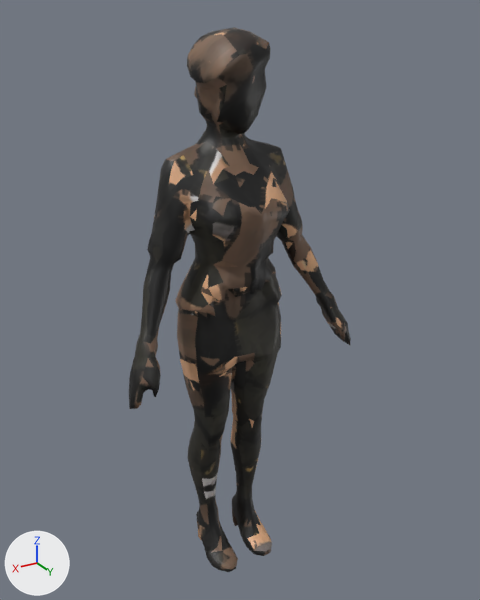
Two versions of the glTF model game/player/vesper.glb, one commit apart.
One viewpoint serves both versions: a camera (50 mm lens) standing at (0.96, 1.657, 1.798) and looking at (-0.038, -0.007, 0.966). Arrows for +X, +Y and +Z are at lower left; the lights stay in place. The first picture is the older version. Vertices at exactly the same position are counted once.

Names of what the first picture shows: 'VESPER_low'.
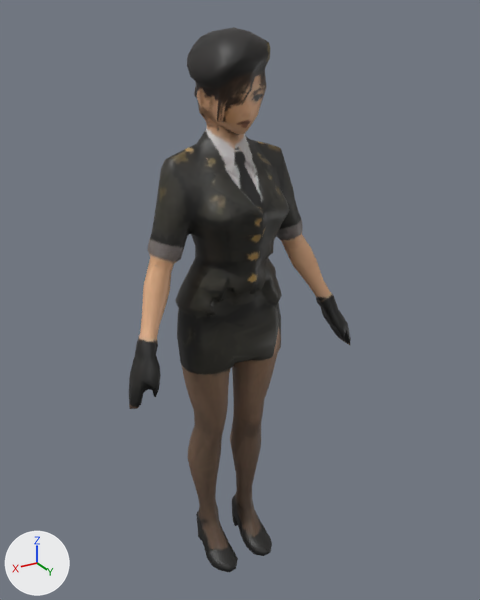
Changed parts and their boxes [x1, y1, x2, y2] in the pictures (480 x 600 px; the box of a moved part takes in the faces that stretch with it):
part 1 of me_mesh_0_001, moved or reshaped
    before: [132, 125, 351, 572]
    after: [132, 128, 351, 572]
part 2 of me_mesh_0_001, surface changed
    both: [129, 28, 347, 570]

Patch to the scene script:
```diff
--- a/game/player/vesper.glb.py
+++ b/game/player/vesper.glb.py
@@ me_mesh_0_001 @@
 me_mesh_0_001.from_pydata(...)  # 1502 vertices, 3000 faces; spans x -0.4..0.4, y -0.15..0.17, z 0.0..1.77
 # used by ob_vesper_low; location = (0.0, 0.0, 0.0)
+# me_mesh_0_001 part 1: 23 vertices moved from x -0.36..0.15, y -0.1..0.14, z 0.54..1.52 to x -0.36..0.16, y -0.1..0.14, z 0.56..1.52; 179 vertices removed from x -0.38..0.37, y -0.11..0.16, z 0.0..1.7; 179 vertices added at x -0.36..0.37, y -0.11..0.15, z 0.0..1.68
+# me_mesh_0_001 part 2: 2292 kept faces spanning x -0.4..0.4, y -0.15..0.17, z 0.0..1.77 get new texture (UV) coordinates
 me_mesh_0_001.materials.append(mat_vesper)
```
